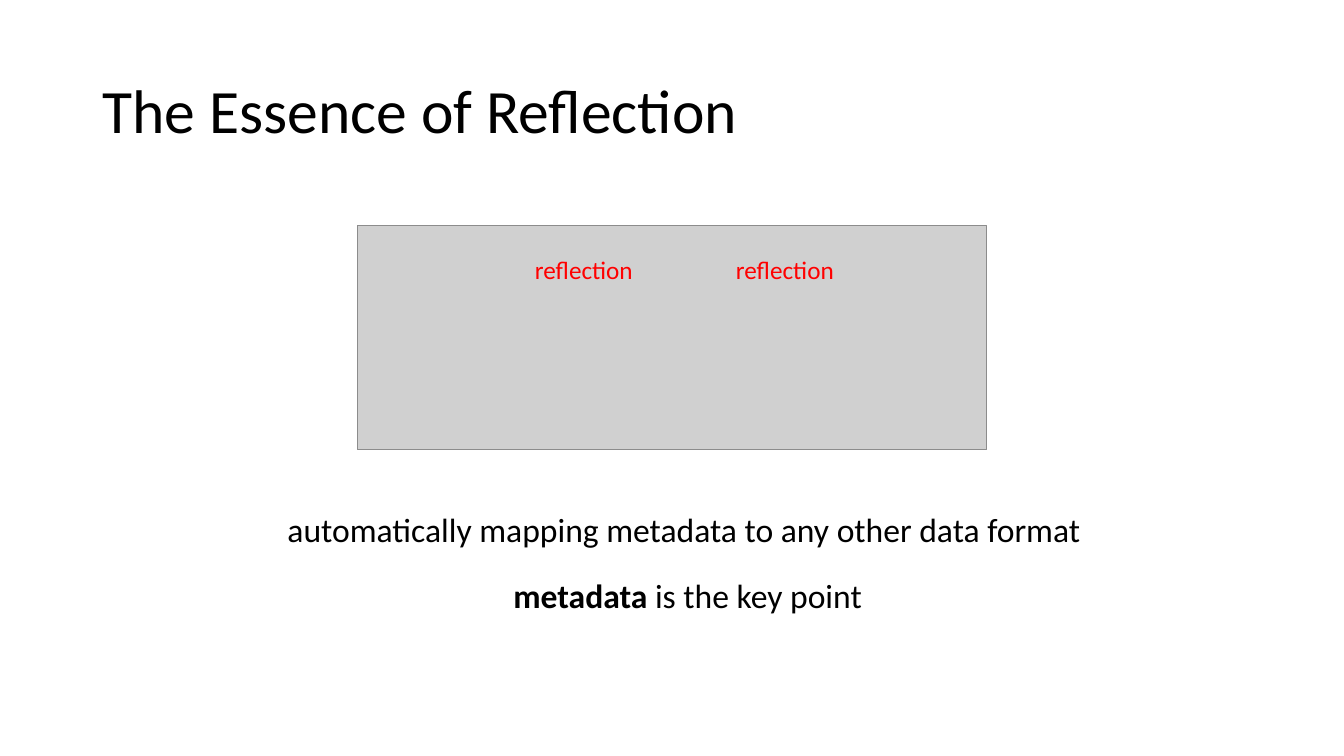
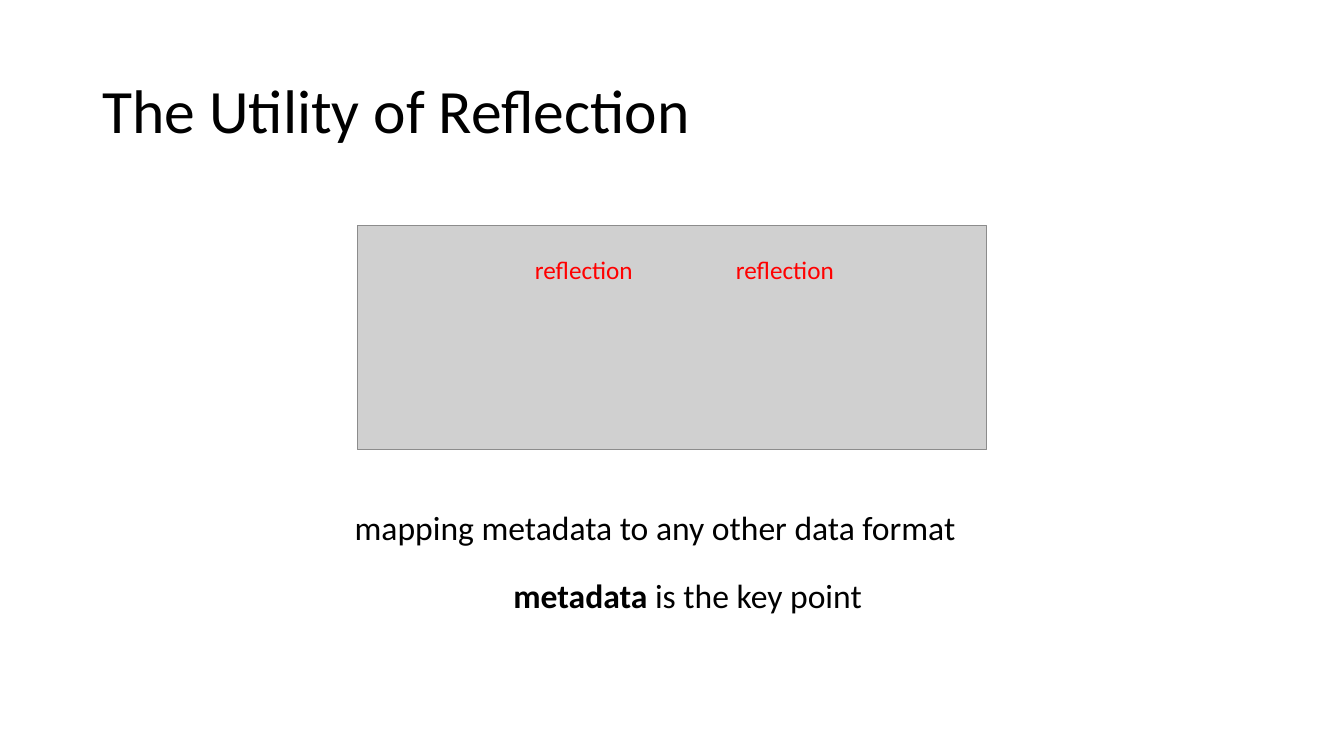
Before and after one commit to qicosmos/cppcon2017, a slide deck: slide 6 of cppcon2017.pptx. Drawn at 1344x756 pixels with LibreOffice and Linux fonts; fonts in the diff are those of the drawing; grey boxes stand for pictures. Boxes give left, top, right and bottom in pixels: in the first picture for what was removed or moved away, otherwise in the second. Text is boxed around its words. In the diff, an @@ line names an element or a change of style, - is before the commit and + after.

Commit message:
improve

```diff
--- a/cppcon2017.pptx
+++ b/cppcon2017.pptx
@@ title at <box>102,90,690,143</box>: text changed @@
-The Essence of Reflection
+The Utility of Reflection
@@ text at <box>355,516,955,546</box>: text changed @@
-automatically mapping metadata to any other data format
+mapping metadata to any other data format
```
